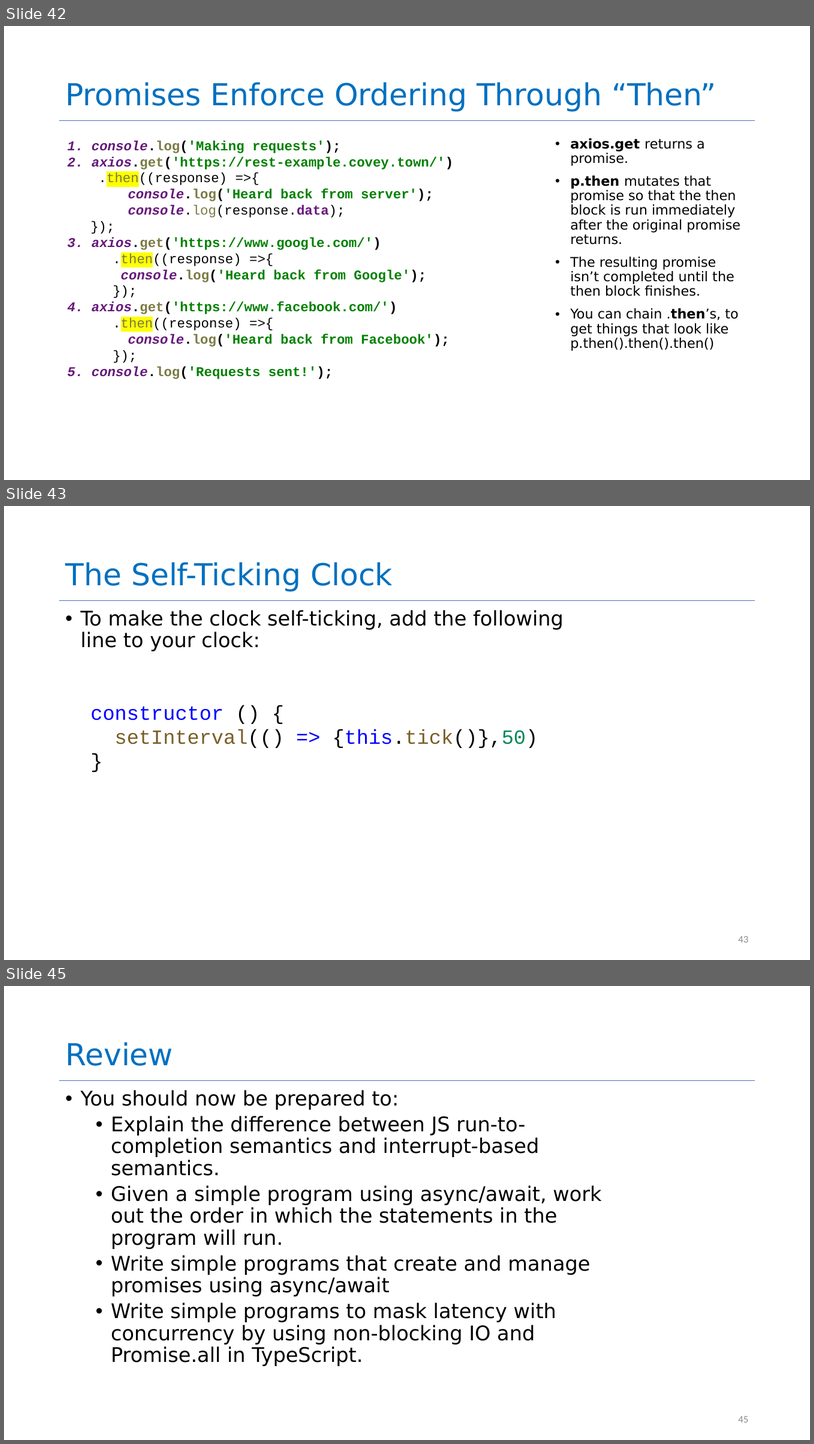
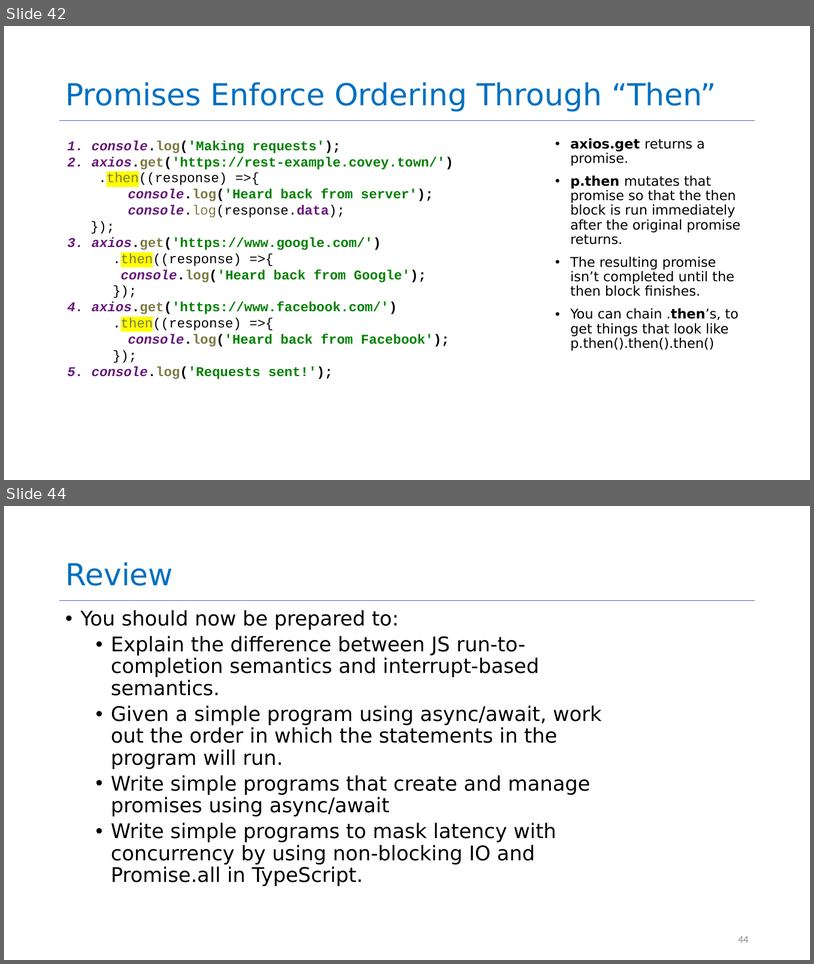
Before and after one commit to neu-se/CS4530-Fall-2024, a slide deck: Slides/Module 06 Concurrency Patterns in Typescript.pptx. Shown one above the other, each under a label of ours: slides 42, 43 and 45 before the commit, slides 42 and 44 after it; the slides between them are not shown. The pictures are 814x1444 and 814x964 pixels, drawn with LibreOffice and Linux fonts; fonts in the diff are those of the drawing. Boxes give left, top, right and bottom in pixels: in the first picture for what was removed or moved away, otherwise in the second. Text is boxed around its words. In the diff, an @@ line names an element or a change of style, - is before the commit and + after.

```diff
--- a/Slides/Module 06 Concurrency Patterns in Typescript.pptx
+++ b/Slides/Module 06 Concurrency Patterns in Typescript.pptx
@@ slide 43 removed at (4, 506, 810, 960), background #FFFFFF; not listed: 1 template element that a slide beside it also shows @@
@@ title removed at (65, 562, 393, 592) @@
-The Self-Ticking Clock
@@ text removed at (81, 610, 564, 651) @@
-• To make the clock self-ticking, add the following line to your clock:
@@ text removed at (90, 706, 539, 748) @@
-constructor () {
-setInterval(() => {this.tick()},50)
-}
@@ page number removed at (738, 936, 749, 942) @@
-43
@@ what was slide 45 is now slide 44 @@
@@ page number at (738, 936, 749, 942): text changed @@
-45
+44
```
Also in this commit, not shown: 2 slides added, 2 other slides removed.
